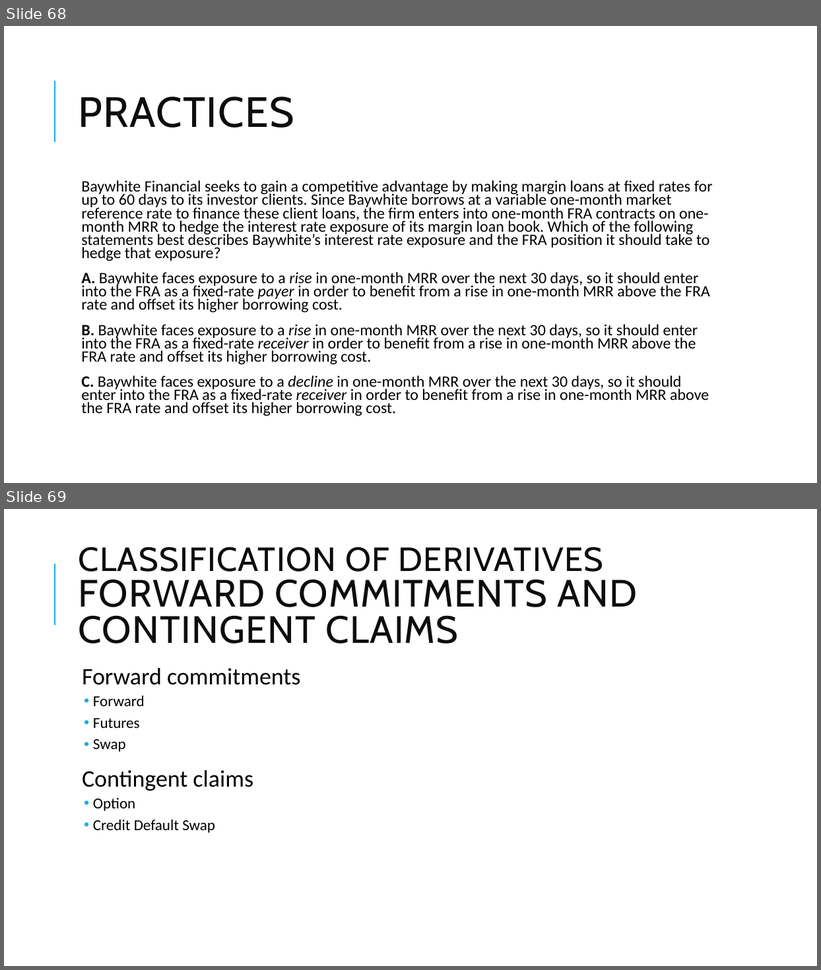
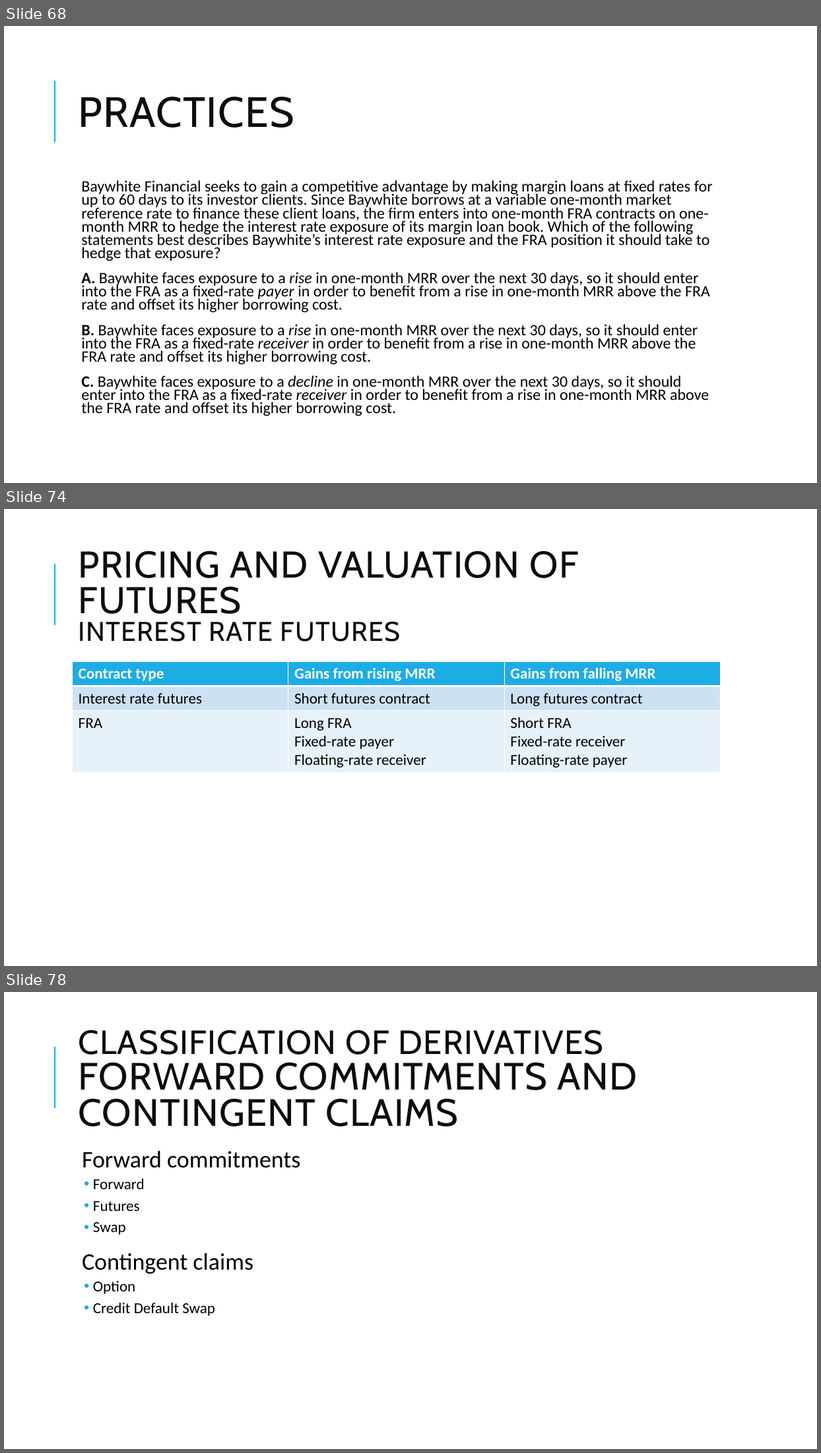
Before and after one commit to Isco0530/data, a slide deck: Derivatives.pptx. Shown one above the other, each under a label of ours: slides 68 and 69 before the commit, slides 68, 74 and 78 after it; the slides between them are not shown. The pictures are 821x970 and 821x1453 pixels, drawn with LibreOffice and Linux fonts; fonts in the diff are those of the drawing. Boxes give left, top, right and bottom in pixels: in the first picture for what was removed or moved away, otherwise in the second. Text is boxed around its words. In the diff, an @@ line names an element or a change of style, - is before the commit and + after.

```diff
--- a/Derivatives.pptx
+++ b/Derivatives.pptx
@@ slide 74 added at (4,509,817,966), background #FFFFFF; not listed: 1 template element that a slide beside it also shows @@
@@ title added at (79,551,578,642), 44 pt, text #0D0D0D @@
+PRICING AND VALUATION OF FUTURES
+INTEREST RATE FUTURES
@@ table added at (73,661,720,772), 3 rows, 3 columns @@
+Contract type | Gains from rising MRR | Gains from falling MRR
+Interest rate futures | Short futures contract | Long futures contract
+FRA | Long FRA / Fixed-rate payer / Floating-rate receiver | Short FRA / Fixed-rate receiver / Floating-rate payer
@@ what was slide 69 is now slide 78 @@
```
Also in this commit, not shown: 8 other slides added, 1 other file.
